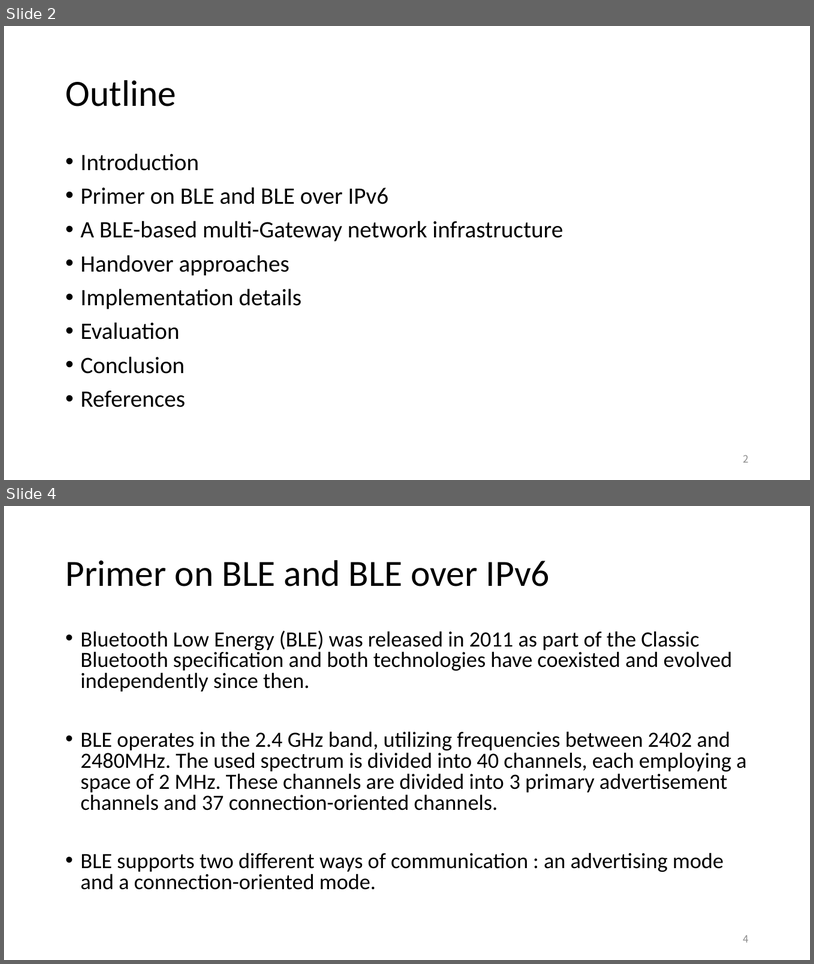
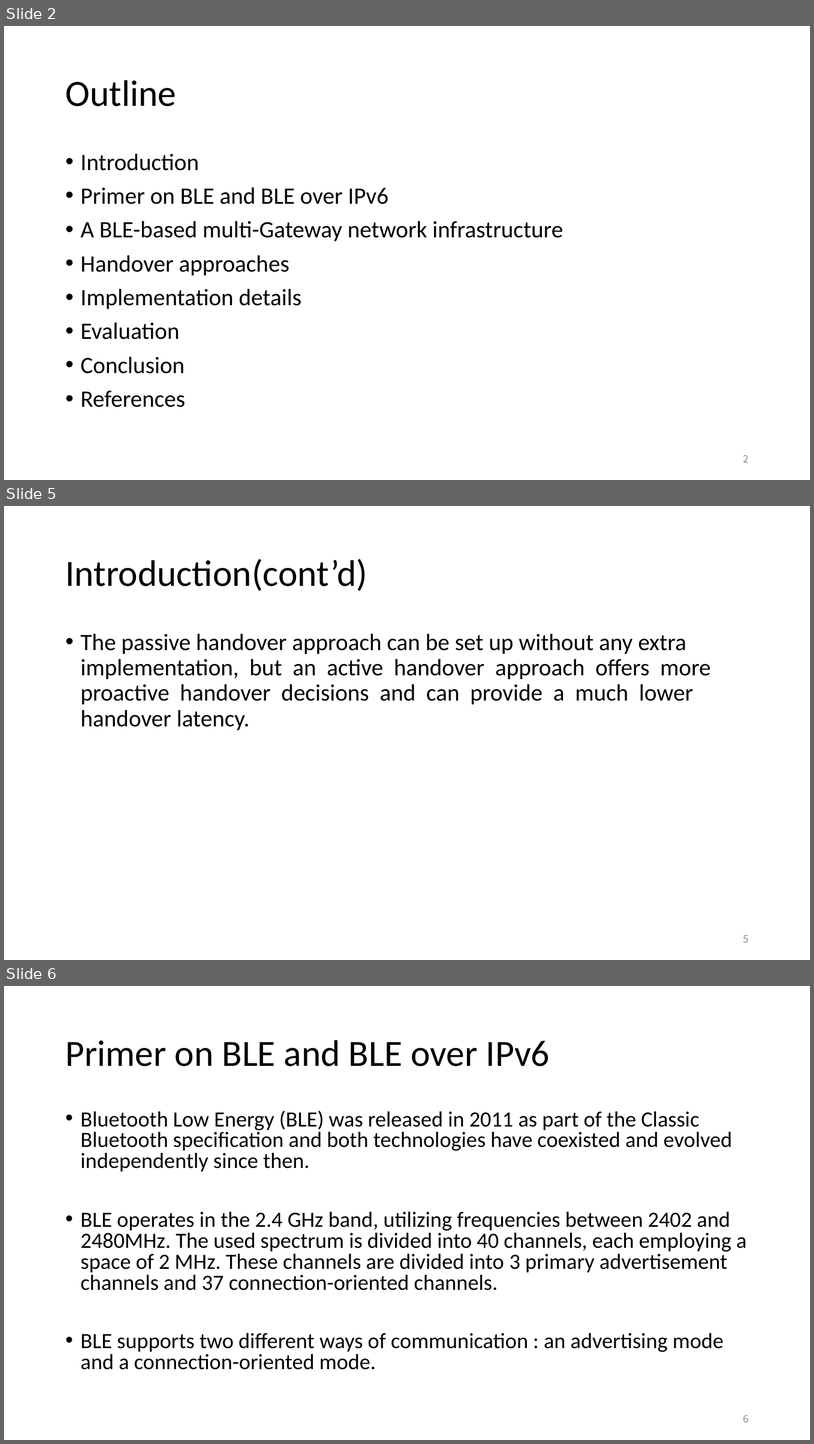
Before and after one commit to EKOISMYLOVE/NTUT_GM_PPT, a slide deck: A BLE-based multi-gateway network infrastructure with handover support for mobile BLE peripherals.pptx. Shown one above the other, each under a label of ours: slides 2 and 4 before the commit, slides 2, 5 and 6 after it; the slides between them are not shown. The pictures are 814x964 and 814x1444 pixels, drawn with LibreOffice and Linux fonts; fonts in the diff are those of the drawing. Boxes give left, top, right and bottom in pixels: in the first picture for what was removed or moved away, otherwise in the second. Text is boxed around its words. In the diff, an @@ line names an element or a change of style, - is before the commit and + after.

Commit message:
introduction finish

```diff
--- a/A BLE-based multi-gateway network infrastructure with handover support for mobile BLE peripherals.pptx
+++ b/A BLE-based multi-gateway network infrastructure with handover support for mobile BLE peripherals.pptx
@@ slide 5 added at <box>4,506,810,960</box>, background #FFFFFF @@
@@ title added at <box>65,559,368,591</box>, 44 pt, text #000000 @@
+Introduction(cont’d)
@@ text added at <box>81,633,711,730</box>, 28 pt, text #000000 @@
+• The passive handover approach can be set up without any extra implementation, but an active handover approach offers more proactive handover decisions and can provide a much lower handover latency.
@@ page number added at <box>743,935,749,942</box>, 12 pt, text #8C8C8C @@
+5
@@ what was slide 4 is now slide 6 @@
@@ page number at <box>743,1414,749,1422</box>: text changed @@
-4
+6
```
Also in this commit, not shown: 3 other slides added, 1 slide removed.
